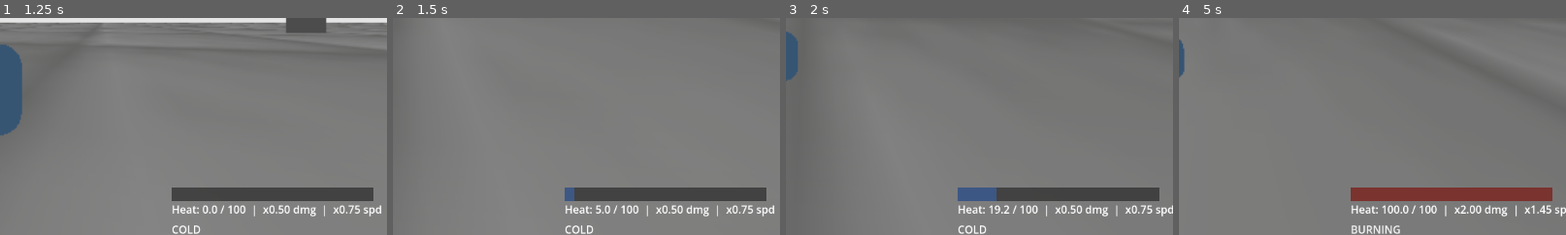
Above: before the commit, frames 1-4 (left to right).
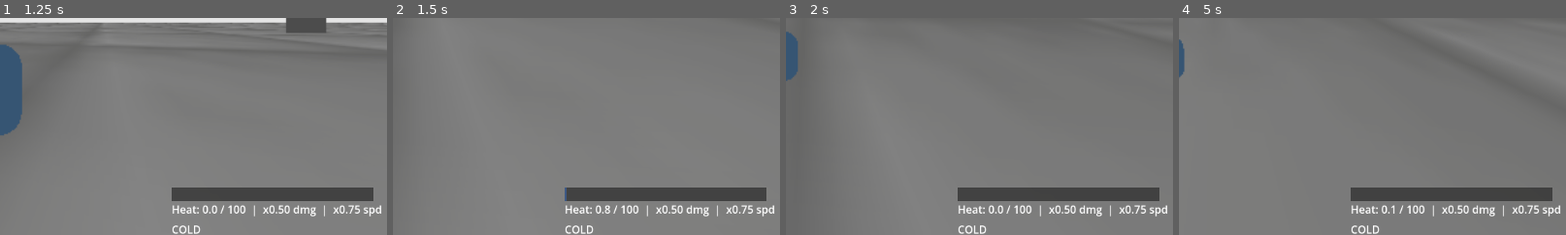
Above: after the commit, the same moments.

Repository: erocha50/Inertia
Game: Godot game, scene res://Scenes/main_menu.tscn
Same seed, same stepped clock (60 frames per second), same inputs: the game is played once before the commit and once after it.
Inputs (mouse positions are % of the whole screen's width and height, from its top left):
- Up to frame 1 (1.25 s): click "Play" at 0.5 s
- Up to frame 2 (1.5 s): tap Enter at 1.25 s; move the mouse to (55, 50) at 1.27 s; hold W (move_forward) from 1.28 s (still down); tap E (interact) at 1.35 s
- Up to frame 3 (2 s): keep holding W (move_forward); tap Space (jump) at 1.52 s; tap Q (roll) at 1.55 s
- Up to frame 4 (5 s): keep holding W (move_forward); move the mouse to (45, 50) at 2.02 s; tap Q (roll) at 2.1, 3.05, 4.55 s; tap Space (jump) at 2.27, 3.77, 4.52 s; tap E (interact) at 2.3, 3.8, 4.35 s; move the mouse to (52, 48) at 2.77 s; click (52, 48) at 2.85 s; move the mouse to (49, 52) at 3.52 s; tap Middle mouse button (freelook) at 3.6 s; move the mouse to (57, 51) at 4.27 s
The pictures show only the part of the screen within x 50-100%, y 50-100%; the shares and areas given below are measured in that part.

Frame 1 is identical in both runs. In frame 2, 0.2% of the frame differs, in the area x 44-57%, y 78-91%; in frame 3, 1.6%; in frame 4, 4.7%, in the area x 44-100%, y 78-100%.

Commit message:
finished hearth and reduced heat gain

Diff:
--- a/Scenes/HUD.tscn
+++ b/Scenes/HUD.tscn
@@ -6,6 +6,7 @@
 script = ExtResource("1_sd512")
 
 [node name="HeatBarBG" type="ColorRect" parent="." unique_id=1057397068]
+anchors_preset = 3
 anchor_left = 1.0
 anchor_top = 1.0
 anchor_right = 1.0
@@ -17,6 +18,7 @@
 color = Color(0.2, 0.2, 0.2, 0.8)
 
 [node name="HeatBar" type="ColorRect" parent="." unique_id=1476371474]
+anchors_preset = 3
 anchor_left = 1.0
 anchor_top = 1.0
 anchor_right = 1.0
@@ -25,9 +27,11 @@
 offset_top = -70.0
 offset_right = -20.0
 offset_bottom = -50.0
-color = Color(1.0, 0.0, 0.0, 1.0)
+color = Color(1, 0, 0, 1)
 
 [node name="HeatLabel" type="Label" parent="." unique_id=1469835169]
+custom_minimum_size = Vector2(200, 30)
+anchors_preset = 3
 anchor_left = 1.0
 anchor_top = 1.0
 anchor_right = 1.0
@@ -37,9 +41,10 @@
 offset_right = -20.0
 offset_bottom = -20.0
 text = "Heat: 0%"
-custom_minimum_size = Vector2(200, 30)
 
 [node name="TierLabel" type="Label" parent="." unique_id=103987336]
+custom_minimum_size = Vector2(200, 30)
+anchors_preset = 3
 anchor_left = 1.0
 anchor_top = 1.0
 anchor_right = 1.0
@@ -47,11 +52,10 @@
 offset_left = -320.0
 offset_top = -20.0
 offset_right = -20.0
-offset_bottom = 0.0
 text = "Cold"
-custom_minimum_size = Vector2(200, 30)
 
 [node name="HealthBar" type="TextureProgressBar" parent="." unique_id=493576199]
+anchors_preset = 3
 anchor_left = 1.0
 anchor_top = 1.0
 anchor_right = 1.0
@@ -62,6 +66,7 @@
 offset_bottom = -50.0
 
 [node name="FoodSlots" type="HBoxContainer" parent="." unique_id=2111419850]
+anchors_preset = 3
 anchor_left = 1.0
 anchor_top = 1.0
 anchor_right = 1.0
--- a/Scripts/HeatManager.gd
+++ b/Scripts/HeatManager.gd
@@ -6,12 +6,53 @@
 var max_heat: float = 100.0
 var heat_floor: float = 0.0
 
-# Heat buildup/decay when moving
-@export var heat_gain_per_second: float = 30.0      # Heat gained per second while moving
-@export var heat_loss_per_second: float = 15.0      # Heat lost per second while idle
-@export var movement_speed_threshold: float = 2.0   # Min speed to count as "moving"
+# ── Base rates ────────────────────────────────────────────────────────────────
+@export var heat_gain_per_second: float = 5.0    # Gain at MIN speed
+@export var heat_loss_per_second: float = 15.0   # Baseline idle drain
+@export var movement_speed_threshold: float = 2.0
+
+# ── Gain scaling — makes gain nearly impossible at speed ──────────────────────
+## Multiplier at max speed. 0.04 = 4% of base. Gain is agony at full throttle.
+@export_range(0.01, 0.3, 0.01) var gain_speed_scale_min: float = 0.02
+## Power curve on gain falloff. 3 = cubic — drops off very fast.
+@export_range(1.0, 5.0, 0.1)   var gain_curve_power: float = 4.0
+
+# ── Idle drain scaling ────────────────────────────────────────────────────────
+## Drain multiplier at max speed when idle.
+@export_range(1.0, 12.0, 0.1)  var loss_speed_scale_max: float = 7.0
+## Power curve on drain. Higher = drain spikes hard at top speed.
+@export_range(1.0, 4.0, 0.1)   var loss_curve_power: float = 2.0
+
+# ── Speed-drop sensitivity — drains heat on ANY deceleration ─────────────────
+## Heat drained per 1 unit/s of speed lost this frame (continuous decel drain)
+@export_range(0.0, 2.0, 0.05)  var decel_drain_per_unit: float = 0.6
+## Minimum speed drop per frame to count (filters out float noise)
+@export_range(0.0, 2.0, 0.05)  var decel_noise_threshold: float = 0.3
+
+# ── Event-based chunk drops ───────────────────────────────────────────────────
+## Heat lost on wall hit (scales with impact speed)
+@export_range(0.0, 30.0, 0.5)  var wall_hit_drain_per_speed: float = 0.4
+## Heat lost on hard landing (impact speed above fall_damage threshold)
+@export_range(0.0, 40.0, 1.0)  var landing_drain: float = 12.0
+## Heat lost on entering IDLE from any moving state
+@export_range(0.0, 20.0, 0.5)  var idle_transition_drain: float = 5.0
+## Heat lost when ARC (sharp turn) ends — turning bleeds momentum
+@export_range(0.0, 20.0, 0.5)  var arc_end_drain: float = 4.0
+
+# ── Single-shot decay curve (slow start → fast drop, plays once per idle entry) ──
+## How many seconds the curve takes to go from slow to full drain speed
+@export_range(0.2, 5.0, 0.1)   var decay_curve_duration: float = 2.0
+## Extra multiplier at the peak of the drop (end of curve). 2.0 = 2× drain at the bottom.
+@export_range(1.0, 4.0, 0.1)   var decay_curve_peak: float = 2.5
+
+## Player speed range — mirror player_controller
+@export var player_speed_min: float = 10.0
+@export var player_speed_max: float = 40.0
 
 var current_flat_speed: float = 0.0
+var _prev_flat_speed: float = 0.0
+var _decay_curve_t: float = 0.0   # 0..1 progress through the one-shot drop curve
+var _prev_state: int = -1   # tracks State enum from player
 
 const TIER_THRESHOLDS: Dictionary = {
 	"cold":    0.0,
@@ -19,7 +60,6 @@
 	"hot":     50.0,
 	"burning": 75.0,
 }
-
 const TIER_DAMAGE_MULT: Dictionary = {
 	"cold":    1.0,
 	"warm":    1.2,
@@ -30,57 +70,111 @@
 func _ready() -> void:
 	heat_value = heat_floor
 	set_process(true)
-	# Emit initial signal so UI updates immediately
-	var tier: String = get_tier()
-	heat_changed.emit(heat_value, tier)
+	heat_changed.emit(heat_value, get_tier())
+	# Connect to player signals — player must be in group "player"
+	call_deferred("_connect_player_signals")
+
+func _connect_player_signals() -> void:
+	var players := get_tree().get_nodes_in_group("player")
+	if players.is_empty():
+		return
+	var p := players[0]
+	if p.has_signal("wall_hit"):
+		p.wall_hit.connect(_on_wall_hit)
+	if p.has_signal("landed"):
+		p.landed.connect(_on_landed)
+	if p.has_signal("state_changed"):
+		p.state_changed.connect(_on_state_changed)
 
 func _process(delta: float) -> void:
-	# Heat builds up while moving, decays while idle
+	var speed_range: float = maxf(player_speed_max - player_speed_min, 1.0)
+	var raw_t: float = clampf((current_flat_speed - player_speed_min) / speed_range, 0.0, 1.0)
+
+	# ── Per-frame speed-drop drain (sensitive to every dip) ───────────────────
+	var speed_drop: float = _prev_flat_speed - current_flat_speed
+	if speed_drop > decel_noise_threshold:
+		# Scale drain by how fast we already were — losing speed at high speed hurts more
+		var impact_scale: float = lerpf(0.5, 1.5, raw_t)
+		remove_heat(speed_drop * decel_drain_per_unit * impact_scale)
+
 	if current_flat_speed >= movement_speed_threshold:
-		# Player is moving — gain heat
-		add_heat(heat_gain_per_second * delta)
+		# ── Gaining heat: nearly impossible at speed ───────────────────────────
+		var gain_t: float = pow(raw_t, gain_curve_power)
+		var gain_mult: float = lerpf(1.0, gain_speed_scale_min, gain_t)
+		_decay_curve_t = 0.0   # reset curve so next idle entry starts slow again
+		add_heat(heat_gain_per_second * gain_mult * delta)
 	else:
-		# Player is idle — lose heat
-		remove_heat(heat_loss_per_second * delta)
+		# ── Idle drain with one-shot ease-in curve ───────────────────────────
+		# Advance the curve (clamp at 1.0 so it doesn't loop)
+		_decay_curve_t = minf(_decay_curve_t + delta / maxf(decay_curve_duration, 0.001), 1.0)
+		# Cubic ease-in: slow at first, then accelerates into a hard drop
+		var curve: float = _decay_curve_t * _decay_curve_t * _decay_curve_t
+		var speed_loss_t: float = pow(raw_t, loss_curve_power)
+		var base_mult: float = lerpf(1.0, loss_speed_scale_max, speed_loss_t)
+		# curve drives an extra multiplier on top of the base — 1.0 at start, peak at end
+		var loss_mult: float = base_mult * lerpf(1.0, decay_curve_peak, curve)
+		remove_heat(heat_loss_per_second * loss_mult * delta)
+
+	_prev_flat_speed = current_flat_speed
+
+# ── Event hooks ───────────────────────────────────────────────────────────────
+
+func _on_wall_hit(wall_normal: Vector3, impact_speed: float) -> void:
+	# Bigger impact = bigger chunk drop
+	remove_heat(impact_speed * wall_hit_drain_per_speed)
+
+func _on_landed(impact_speed: float) -> void:
+	# Hard landing — flat drain (already gated by fall_damage_spd in player)
+	remove_heat(landing_drain)
+
+func _on_state_changed(new_state: int) -> void:
+	# State.IDLE == 0, State.ARC == 4 (matches player enum order)
+	if new_state == 0:   # IDLE
+		remove_heat(idle_transition_drain)
+	if _prev_state == 4 and new_state != 4:   # Left ARC state
+		remove_heat(arc_end_drain)
+	_prev_state = new_state
+
+# ── Core API ──────────────────────────────────────────────────────────────────
 
 func update_speed(flat_speed: float) -> void:
-	"""Called by the player to update their current movement speed"""
 	current_flat_speed = flat_speed
 
 func get_tier() -> String:
 	var ratio: float = (heat_value / max_heat) * 100.0
-	if ratio >= TIER_THRESHOLDS["burning"]:
-		return "burning"
-	elif ratio >= TIER_THRESHOLDS["hot"]:
-		return "hot"
-	elif ratio >= TIER_THRESHOLDS["warm"]:
-		return "warm"
-	else:
-		return "cold"
+	if ratio >= TIER_THRESHOLDS["burning"]: return "burning"
+	elif ratio >= TIER_THRESHOLDS["hot"]:   return "hot"
+	elif ratio >= TIER_THRESHOLDS["warm"]:  return "warm"
+	else:                                   return "cold"
 
 func get_damage_multiplier() -> float:
-	var tier: String = get_tier()
-	return TIER_DAMAGE_MULT.get(tier, 1.0)
+	return TIER_DAMAGE_MULT.get(get_tier(), 1.0)
 
 func set_heat(new_value: float) -> void:
-	new_value = maxf(new_value, heat_floor)
-	new_value = minf(new_value, max_heat)
+	new_value = clampf(new_value, heat_floor, max_heat)
 	if new_value != heat_value:
 		heat_value = new_value
-		var tier: String = get_tier()
-		heat_changed.emit(heat_value, tier)
+		heat_changed.emit(heat_value, get_tier())
 
 func restore_heat(amount: float) -> void:
-	"""Called by Hearth — restores heat up to max."""
 	set_heat(heat_value + amount)
 
 func add_heat_floor_bonus(amount: float) -> void:
-	"""Called by Hearth on first activation — permanently raises the heat floor."""
-	heat_floor = minf(heat_floor + amount, 12.0)  # Max +12 across 6 hearths
-	# Re-clamp current heat in case floor is now higher
+	heat_floor = minf(heat_floor + amount, 12.0)
 	set_heat(heat_value)
+
 func add_heat(amount: float) -> void:
 	set_heat(heat_value + amount)
 
 func remove_heat(amount: float) -> void:
 	set_heat(heat_value - amount)
+
+func get_heat_rate_info() -> Dictionary:
+	var raw_t: float = clampf(
+		(current_flat_speed - player_speed_min) / maxf(player_speed_max - player_speed_min, 1.0),
+		0.0, 1.0)
+	return {
+		"speed_t":   raw_t,
+		"gain_mult": lerpf(1.0, gain_speed_scale_min, pow(raw_t, gain_curve_power)),
+		"loss_mult": lerpf(1.0, loss_speed_scale_max, pow(raw_t, loss_curve_power)),
+	}
--- a/Scripts/hearth.gd
+++ b/Scripts/hearth.gd
@@ -8,22 +8,21 @@
 signal hearth_activated(hearth_id: String)
 
 @export_group("Hearth Identity")
-@export var hearth_id: String = "hearth_01"          # Unique ID — set per instance in editor
-@export var heat_restore_amount: float = 100.0        # How much heat to restore (set to your max)
-@export var heat_floor_bonus: float = 2.0             # Added to minimum heat floor on first activation
+@export var hearth_id: String = "hearth_01"
+@export var heat_restore_amount: float = 100.0
+@export var heat_floor_bonus: float = 2.0
 
 @export_group("Nodes")
 @export var interact_area_path: NodePath = ^"InteractArea"
 @export var activated_mesh_path: NodePath = ^"ActivatedMesh"
-@export var particles_path: NodePath = ^"CPUParticles3D"
+@export var particles_path: NodePath = ^"GPUParticles3D"
 
 # Internal
 var _activated: bool = false
 var _player_inside: bool = false
 var _interact_area: Area3D
 var _activated_mesh: MeshInstance3D
-var _particles: CPUParticles3D
-
+var _particles: GPUParticles3D
 
 func _ready() -> void:
 	_interact_area = get_node(interact_area_path)
@@ -33,26 +32,23 @@
 	_interact_area.body_entered.connect(_on_interact_area_body_entered)
 	_interact_area.body_exited.connect(_on_interact_area_body_exited)
 
-	# Particles run always — they represent the fire existing
 	if _particles:
 		_particles.emitting = true
 
-	# ActivatedMesh starts hidden; shown after first rest
 	if _activated_mesh:
 		_activated_mesh.visible = false
 
-	# Restore activated state if already visited this save
 	if hearth_id in SaveManager.save_data['hearths_activated']:
 		_set_activated_visual(true)
 		_activated = true
 
-
 func _unhandled_input(event: InputEvent) -> void:
+	if not event is InputEventKey:
+		return
 	if not _player_inside:
 		return
-	if event.is_action_just_pressed("interact"):
+	if event.keycode == KEY_E and event.pressed and not event.echo:
 		_do_rest()
-
 
 # ── Rest Logic ───────────────────────────────────────────────────────────────
 
@@ -69,9 +65,6 @@
 	if not _activated:
 		_activated = true
 		_set_activated_visual(true)
-		# Permanently raise the heat floor (capped in HeatManager)
-		if HeatManager.has_method("add_heat_floor_bonus"):
-			HeatManager.add_heat_floor_bonus(heat_floor_bonus)
 		SaveManager.activate_hearth(hearth_id)
 
 	# 3. Refill food slots
@@ -99,7 +92,6 @@
 
 
 func _get_player() -> Player:
-	# Grab whichever Player body is inside the area
 	for body in _interact_area.get_overlapping_bodies():
 		if body is Player:
 			return body
